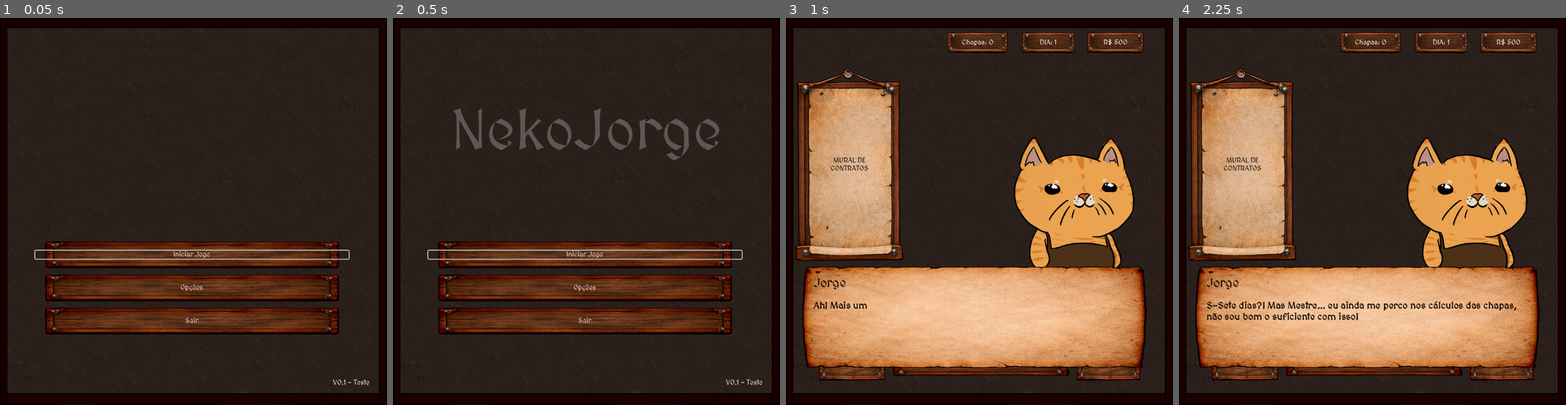
Above: before the commit, frames 1-4 (left to right).
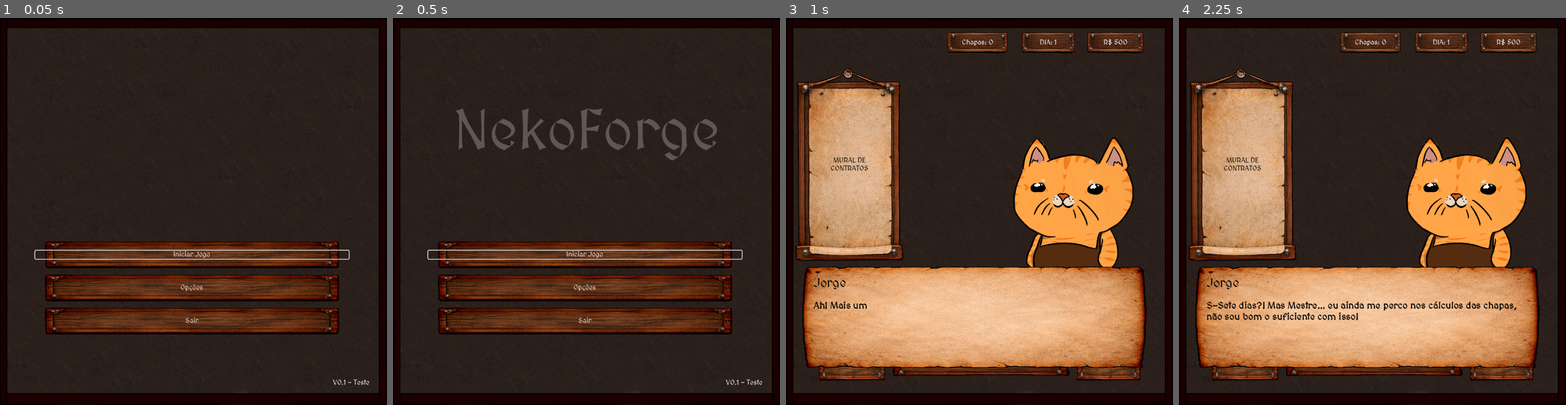
Above: after the commit, the same moments.

Repository: VitaumOS/Jogo_IC-Godot
Game: Godot game, scene res://scene/Telainicial.tscn
The game is run twice, just before and just after one commit, with the same random seed, the same clock (stepped at 60 frames per second) and the same inputs.
Inputs (mouse positions are in pixels of both pictures, inside the frame that each line leads up to):
- Up to frame 1 (0.05 s): no input
- Up to frame 2 (0.5 s): no input
- Up to frame 3 (1 s): click "Iniciar Jogo" at 0.5 s
- Up to frame 4 (2.25 s): tap Enter (ui_accept) at 1.25, 1.52, 2 s; move the mouse to (1457, 192) at 1.27 s; click (1457, 192) at 1.42 s; move the mouse to (1295, 230) at 2.02 s; click (1295, 230) at 2.17 s

Frame 1 is identical in both runs. In frame 2, 1.9% of the frame differs, in the area x 15-85%, y 23-37%; in frame 3, 3.6%, in the area x 58-90%, y 30-65%; in frame 4, 3.6%.

Commit message:
Minor changes

Diff:
--- /dev/null
+++ b/pulp_solution.json
@@ -0,0 +1,7 @@
+{
+    "status": "Optimal",
+    "chapas_usadas": 2,
+    "plano_corte": {
+        "Padrao_1": 2
+    }
+}
--- a/scene/Telainicial.tscn
+++ b/scene/Telainicial.tscn
@@ -22,7 +22,7 @@
 offset_right = 900.0
 offset_bottom = 322.0
 theme_override_font_sizes/font_size = 132
-text = "NekoJorge"
+text = "NekoForge"
 horizontal_alignment = 1
 vertical_alignment = 1
 
Binary file changed: Sprite/gatinhos/NekoJorge.png
